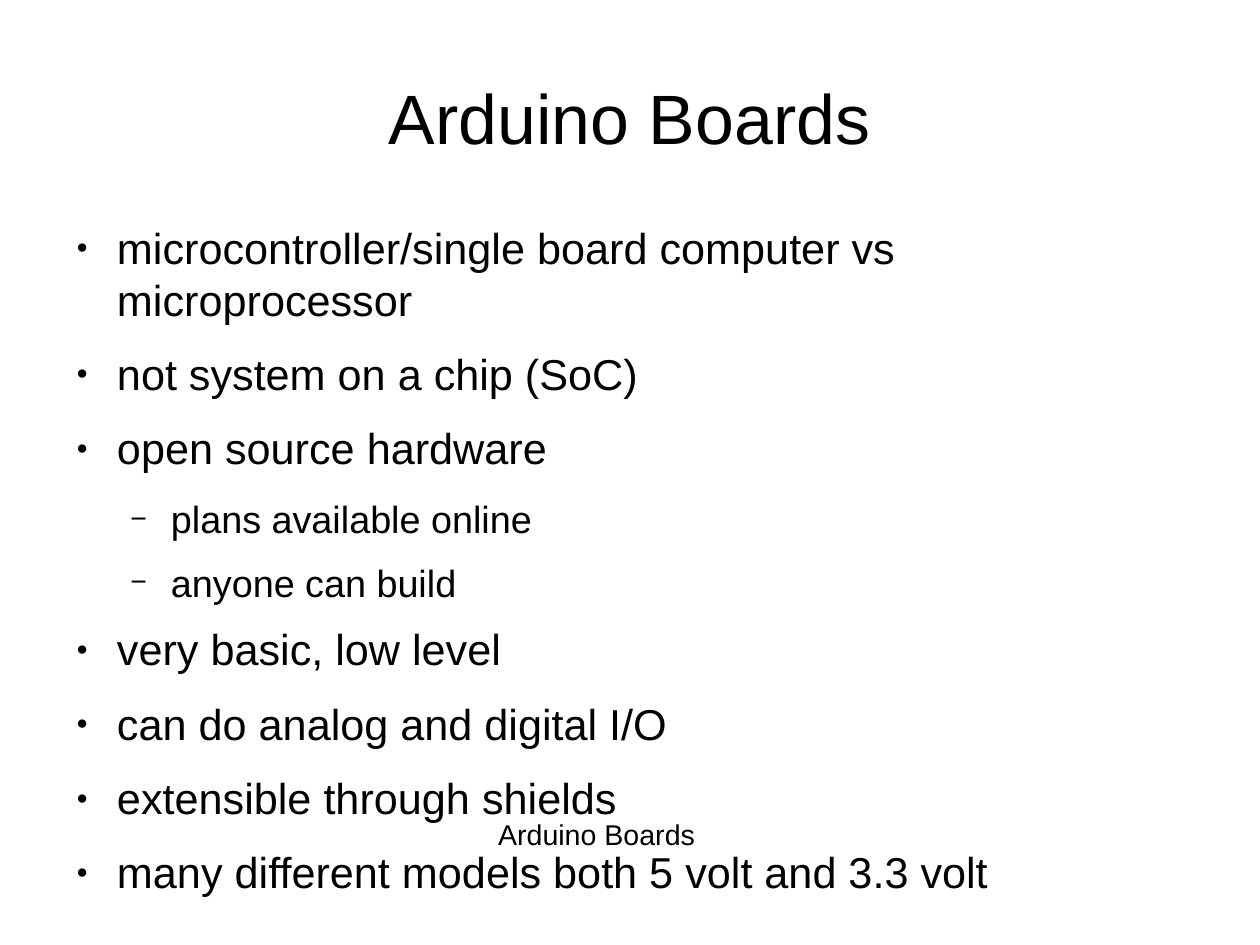
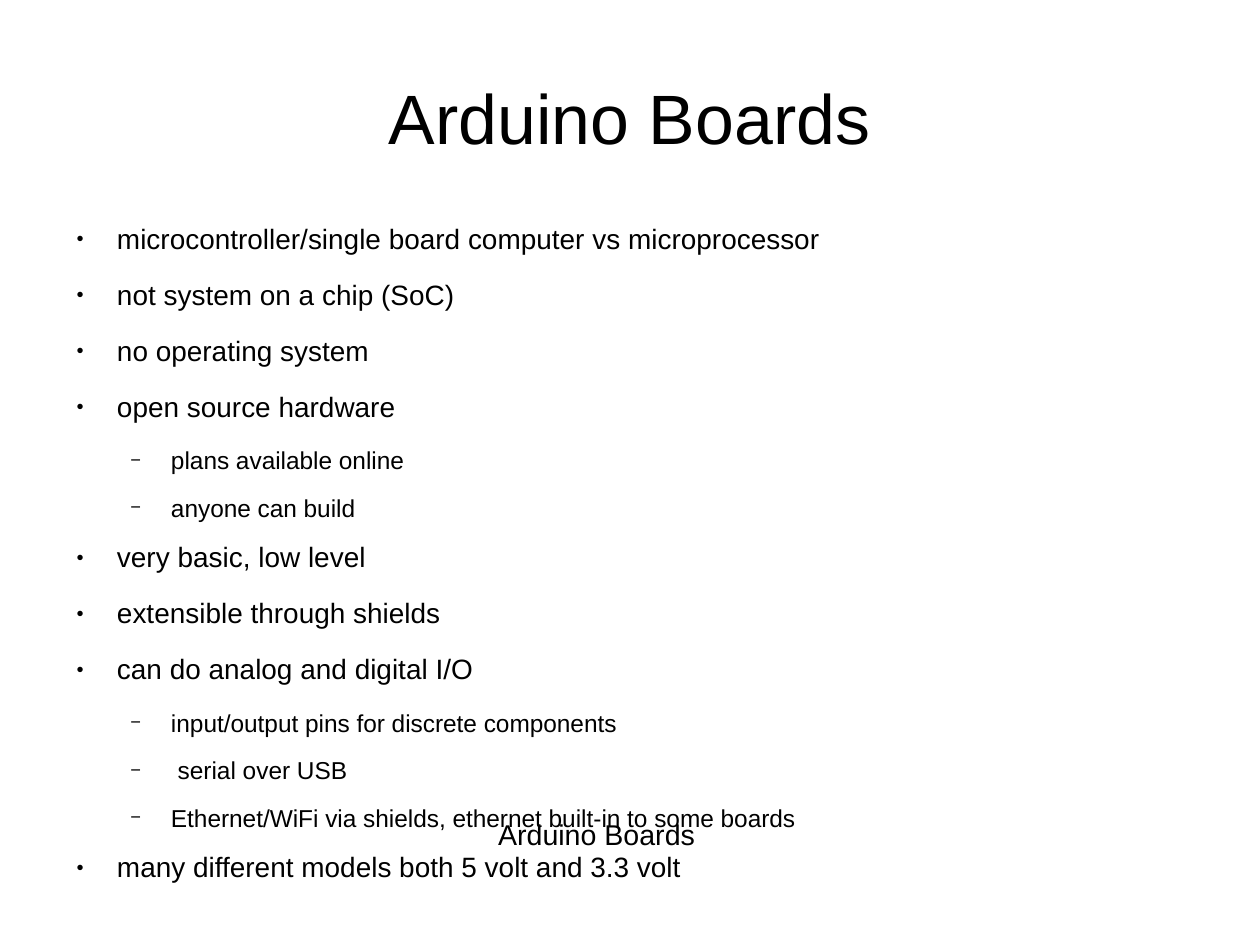
Before and after one commit to jasonmfehr/jug-arduino, a slide deck: slide 7 of presentation/Illnois_JUG_2014_09_09.odp (slide 6 before the commit). Drawn at 1260x945 pixels with LibreOffice and Linux fonts; fonts in the diff are those of the drawing. Boxes give left, top, right and bottom in pixels: in the first picture for what was removed or moved away, otherwise in the second. Text is boxed around its words. In the diff, an @@ line names an element or a change of style, - is before the commit and + after.

```diff
--- a/presentation/Illnois_JUG_2014_09_09.odp
+++ b/presentation/Illnois_JUG_2014_09_09.odp
@@ text at <box>117,228,819,883</box>: size 27.2 to 17.6 pt in "microcontroller/single board computer vs microprocessor", "not system on a chip (SoC)", "open source hardware", "very basic, low level" and 2 more places; size 23.8 to 15.4 pt in "plans available online", "anyone can build" @@
@@ text at <box>117,340,369,366</box>: paragraph added @@
+● no operating system
@@ text at <box>117,602,440,629</box>: paragraph added @@
+● extensible through shields
@@ text at <box>171,714,796,832</box>: text changed; size 27.2 to 15.4 pt @@
-● extensible through shields
+  − input/output pins for discrete components
+  − serial over USB
+  − Ethernet/WiFi via shields, ethernet built-in to some boards
```
Also in this commit, not shown: 4 other slides changed, 1 slide added, 1 slide removed.
